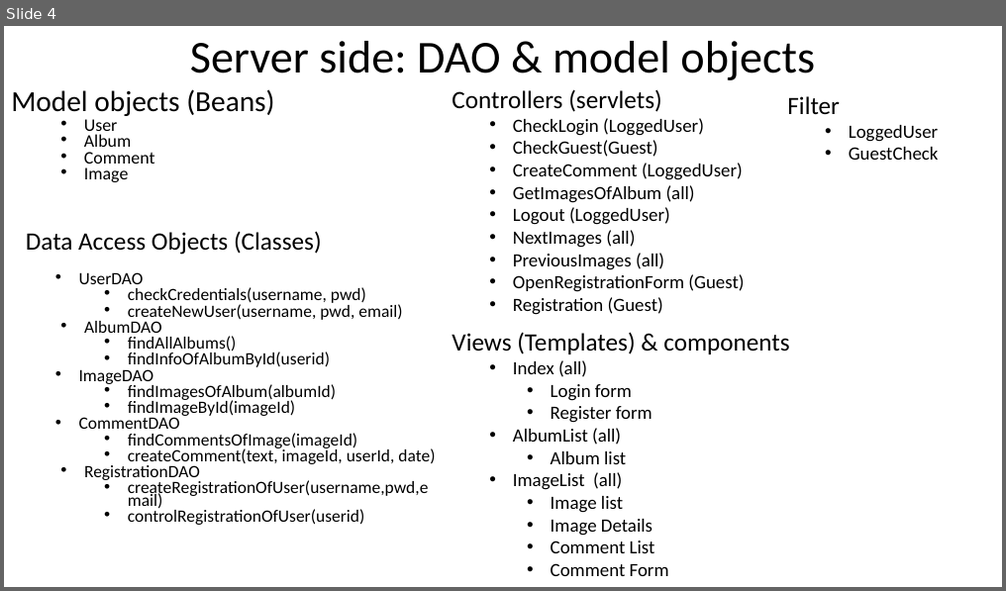
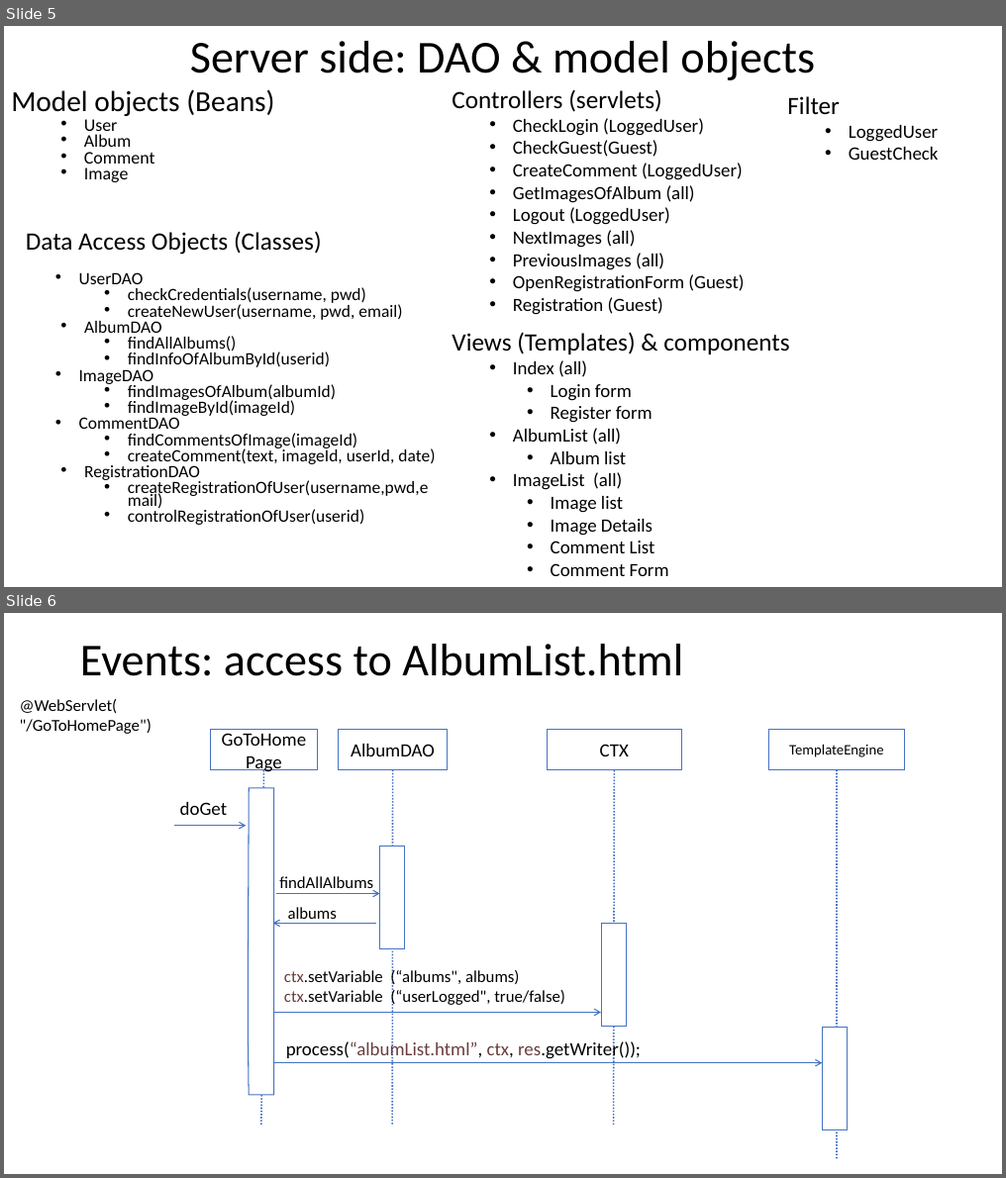
Before and after one commit to Giulsmoon/TecnologiePerIlWeb_Project1, a slide deck: Presentazioni Powerpoint/Progetto1_versione_PURE_HTML.pptx. Shown one above the other, each under a label of ours: slide 4 before the commit, slides 5 and 6 after it. The pictures are 1006x591 and 1006x1178 pixels, drawn with LibreOffice and Linux fonts; fonts in the diff are those of the drawing. Boxes give left, top, right and bottom in pixels: in the first picture for what was removed or moved away, otherwise in the second. Text is boxed around its words. In the diff, an @@ line names an element or a change of style, - is before the commit and + after.

Commit message:
piccole modifiche al pure html e power point

```diff
--- a/Presentazioni Powerpoint/Progetto1_versione_PURE_HTML.pptx
+++ b/Presentazioni Powerpoint/Progetto1_versione_PURE_HTML.pptx
@@ slide 6 added at (4, 613, 1002, 1174), background #FFFFFF @@
@@ title added at (80, 644, 683, 676), 44 pt, text #000000 @@
+Events: access to AlbumList.html
@@ text added at (20, 699, 118, 713), 16 pt, text #000000 @@
+@WebServlet(
+"/GoToHomePage")
@@ rectangle added at (210, 729, 318, 770), fill #FFFFFF, outline #4472C4 1 pt, 18 pt, text #000000 @@
+GoToHomePage
@@ rectangle added at (339, 729, 448, 770), fill #FFFFFF, outline #4472C4 1 pt, 18 pt, text #000000 @@
+AlbumDAO
@@ rectangle added at (547, 729, 681, 770), fill #FFFFFF, outline #4472C4 1 pt, 18 pt, text #000000 @@
+CTX
@@ rectangle added at (769, 729, 904, 769), fill #FFFFFF, outline #4472C4 1 pt, 14 pt, text #000000 @@
+TemplateEngine
@@ freeform shape added at (249, 788, 274, 1095), fill #FFFFFF, outline #4472C4 1 pt @@
@@ line added from (263, 770) to (261, 1126), #4472C4 1.5 pt dashed @@
@@ line added from (392, 770) to (392, 1126), #4472C4 1.5 pt dashed @@
@@ line added from (614, 770) to (614, 1126), #4472C4 1.5 pt dashed @@
@@ line added from (837, 770) to (838, 1160), #4472C4 1.5 pt dashed @@
@@ text added at (180, 802, 227, 815), 18 pt, text #000000 @@
+doGet
@@ arrow added from (174, 826) to (246, 826), #4472C4 1 pt @@
@@ rectangle added at (380, 846, 405, 950), fill #FFFFFF, outline #4472C4 1 pt @@
@@ text added at (279, 876, 373, 891), 16 pt, text #000000 @@
+findAllAlbums
@@ arrow added from (276, 894) to (380, 894), #4472C4 1 pt @@
@@ text added at (288, 907, 337, 924), 16 pt, text #000000 @@
+albums
@@ arrow added from (376, 923) to (272, 923), #4472C4 1 pt @@
@@ rectangle added at (601, 923, 626, 1026), fill #FFFFFF, outline #4472C4 1 pt @@
@@ text added at (284, 969, 565, 1006), 16 pt, text #000000 @@
+ctx.setVariable (“albums", albums)
+ctx.setVariable (“userLogged", true/false)
@@ arrow added from (273, 1013) to (601, 1013), #4472C4 1 pt @@
@@ rectangle added at (823, 1027, 846, 1131), fill #FFFFFF, outline #4472C4 1 pt @@
@@ text added at (286, 1040, 641, 1059), 18 pt, text #000000 @@
+process(“albumList.html”, ctx, res.getWriter());
@@ arrow added from (273, 1062) to (823, 1062), #4472C4 1 pt @@
@@ what was slide 4 is now slide 5 @@
```
Also in this commit, not shown: 2 slides changed, 11 other slides added, 3 other files.
